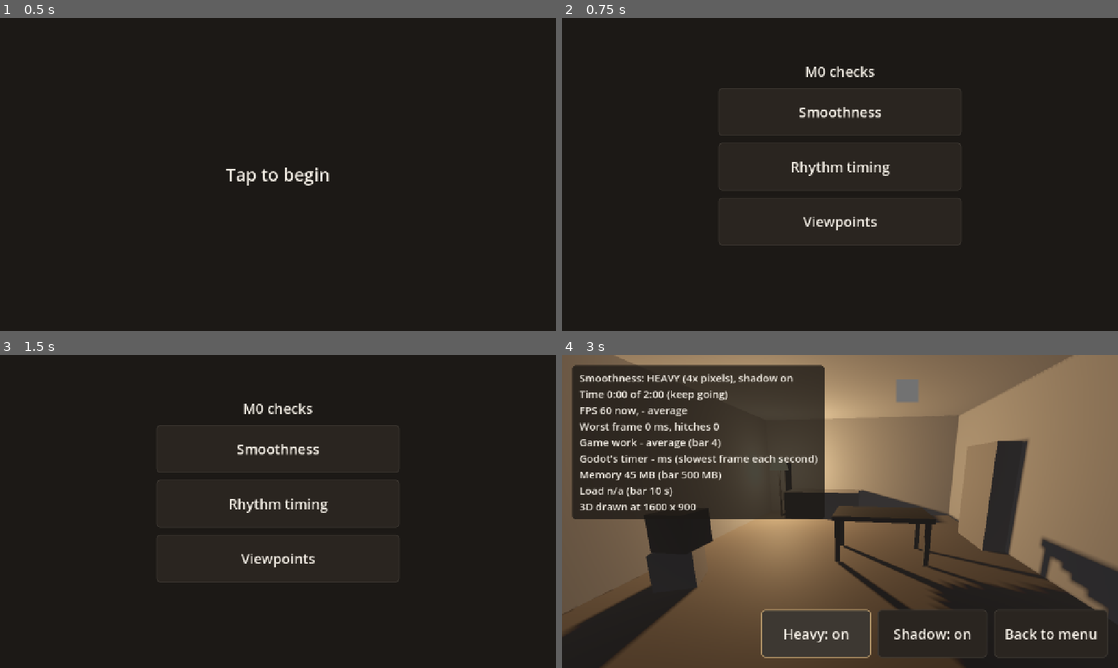
Above: before the commit, frames 1-4 (two rows, left to right).
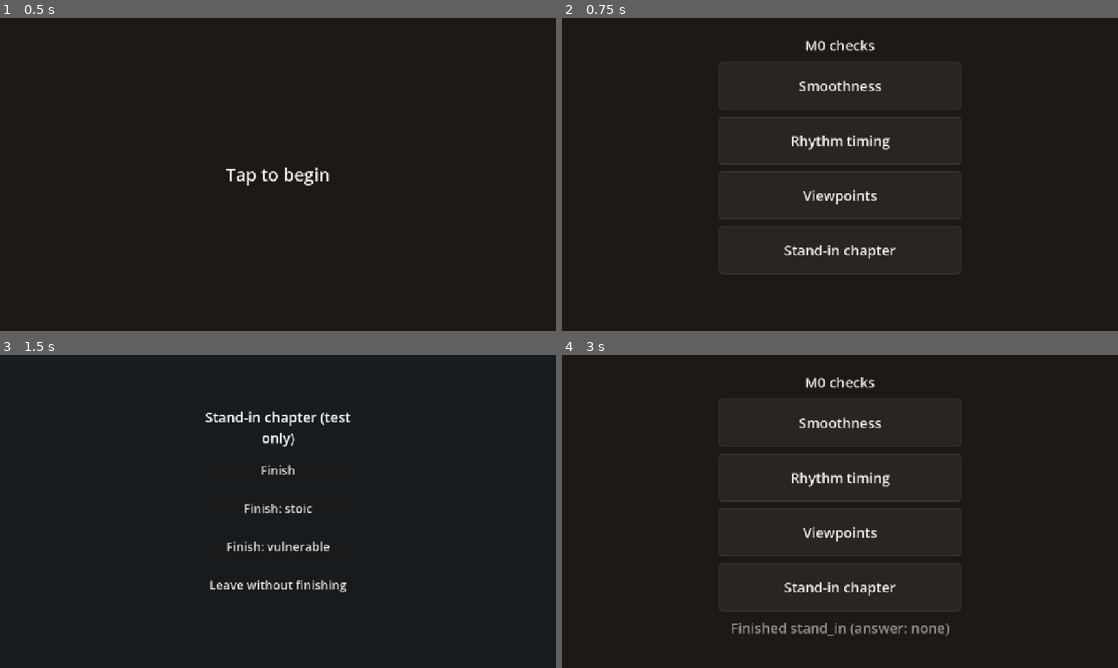
Above: after the commit, the same moments.

Repository: dsickles/Threshold
Game: Godot game, scene res://scenes/ui/m0_menu.tscn
Same seed, same stepped clock (60 frames per second), same inputs: the game is played once before the commit and once after it. Sound files missing from this copy of the repository are replaced by a short silence.
Inputs (mouse positions are in pixels of both pictures, inside the frame that each line leads up to):
- Up to frame 1 (0.5 s): no input
- Up to frame 2 (0.75 s): click "Tap to begin" at 0.5 s
- Up to frame 3 (1.5 s): click (278, 586) at 1.25 s, where only the run after the commit has a clickable "Stand-in chapter"
- Up to frame 4 (3 s): click (840, 470) at 2 s, where only the run after the commit has a clickable "Finish"; click (817, 633) at 2.75 s, where only the run before the commit has a clickable "Heavy: off"

Frame 1 is identical in both runs. In frame 2, 2.7% of the frame differs, in the area x 28-72%, y 7-82%; in frame 3, 3.2%; in frame 4, 70%, in the area x 0-100%, y 0-100%.

Commit message:
Add the chapter runner: enter a chapter from the House and return with its result (DAS-75)
A shared ChapterRunner starts a chapter, hides and pauses the House while it
plays, and brings it back with the chapter's one result, a small JSON-safe
dictionary {chapter, answer, house?}. A test-only stand-in chapter on the M0
menu exercises it. Godot and browser tests cover it.

Co-Authored-By: Claude Opus 5.5 (1M context) <noreply@anthropic.com>
Claude-Session: https://claude.ai/code/session_01Fbjv1KVsU8rbWSCqGSa4DG

Diff:
--- /dev/null
+++ b/game/_core/chapters/chapter_list.gd
@@ -0,0 +1,28 @@
+class_name ChapterList
+extends RefCounted
+## The chapters, by id, and the scene each one starts from. Story order is the
+## order players meet them (docs/roadmap.md). Ids are lowercase archetype
+## names from GLOSSARY.md and are what the finished-chapter list stores.
+
+const STORY_ORDER: Array[StringName] = [
+	&"partner", &"protector", &"novice", &"provider",
+	&"tuner", &"anchor", &"mourner", &"arrival",
+]
+
+## Test-only chapter on the menu. Its results are not story results, so
+## progress never records them (see ChapterResult.is_story_result).
+const STAND_IN := &"stand_in"
+
+## The scene each chapter starts from. A chapter that isn't built yet has no
+## entry. The Partner (DAS-73) adds its line here when it moves onto the runner.
+const SCENES := {
+	STAND_IN: "res://scenes/chapters/stand_in/stand_in_chapter.tscn",
+}
+
+
+static func is_story_chapter(id: StringName) -> bool:
+	return id in STORY_ORDER
+
+
+static func scene_path(id: StringName) -> String:
+	return SCENES.get(id, "")
--- /dev/null
+++ b/game/_core/chapters/chapter_result.gd
@@ -0,0 +1,48 @@
+class_name ChapterResult
+extends RefCounted
+## The one result a chapter hands back when it finishes. A plain Dictionary,
+## so it saves as JSON as it is:
+##
+##   {"chapter": "partner", "answer": ""}
+##   {"chapter": "mourner", "answer": "vulnerable", "house": {...}}
+##
+## - "chapter": the chapter's id (ChapterList.STORY_ORDER).
+## - "answer": "" when the chapter offers no choice, else "stoic" or
+##   "vulnerable". It changes spoken words and journal wording only (ADR-0004).
+## - "house": only when a chapter leaves something the House must keep that
+##   the core table can't look up (for example where the Mourner's things were
+##   put). Left out otherwise. Plain JSON values only.
+##
+## Nothing else goes in it. Story facts, House mood and journal entries are
+## looked up from the finished-chapter list in the core table, never reported
+## by a chapter (docs/design/game-architecture.md §2.1).
+
+const NO_ANSWER := ""
+const STOIC := "stoic"
+const VULNERABLE := "vulnerable"
+const ANSWERS: Array[String] = [NO_ANSWER, STOIC, VULNERABLE]
+
+
+static func make(chapter: StringName, answer: String = NO_ANSWER,
+		house: Dictionary = {}) -> Dictionary:
+	var result := {"chapter": String(chapter), "answer": answer}
+	if not house.is_empty():
+		result["house"] = house
+	return result
+
+
+## True for a well-formed result from a real chapter: the only kind the
+## finished-chapter list should record. False for the test-only stand-in.
+static func is_story_result(result: Dictionary) -> bool:
+	if not result.get("chapter") is String:
+		return false
+	if not ChapterList.is_story_chapter(StringName(result["chapter"])):
+		return false
+	if not result.get("answer") is String or not result["answer"] in ANSWERS:
+		return false
+	if result.has("house") and not result["house"] is Dictionary:
+		return false
+	for key in result:
+		if not key in ["chapter", "answer", "house"]:
+			return false
+	return true
--- /dev/null
+++ b/game/_core/chapters/chapter_runner.gd
@@ -0,0 +1,145 @@
+class_name ChapterRunner
+extends Node
+## Starts a chapter from the House, gives it the screen, and brings the player
+## back with its one result. The shared system in
+## docs/design/game-architecture.md §2.5. How to use it and how a chapter
+## plugs in: game/_core/chapters/README.md.
+##
+## One runner lives at /root/ChapterRunner; get it with ChapterRunner.of(tree).
+## It is not an autoload, so it adds nothing to project.godot.
+## While a chapter plays, the House is hidden and paused, not unloaded, so it
+## comes back exactly as the player left it.
+
+## The chapter finished. `result` is a ChapterResult dictionary. Sent after
+## the House is back, so this is the moment to record the result and save.
+signal chapter_finished(result: Dictionary)
+## The chapter closed without finishing (for example its song failed to load).
+## No result: nothing is recorded or saved.
+signal chapter_left(chapter: StringName)
+
+const NODE_NAME := "ChapterRunner"
+
+var _chapter: Node
+var _id: StringName
+var _house: Node
+var _house_visible := true
+var _house_process_mode := PROCESS_MODE_INHERIT
+
+
+static var _instance: ChapterRunner
+
+var _root: Window
+
+
+## The runner for this game, made the first time it is asked for. It joins
+## /root at the end of the frame (the House may ask while the root is still
+## adding the House itself), or as soon as a chapter is entered.
+static func of(tree: SceneTree) -> ChapterRunner:
+	if not is_instance_valid(_instance):
+		_instance = ChapterRunner.new()
+		_instance.name = NODE_NAME
+		_instance._root = tree.root
+		_instance._join.call_deferred()
+	return _instance
+
+
+func _join() -> void:
+	if get_parent() == null:
+		_root.add_child(self)
+
+
+func is_running() -> bool:
+	return _chapter != null
+
+
+## The id of the chapter playing now, or &"" if none.
+func current_chapter() -> StringName:
+	return _id if is_running() else &""
+
+
+## Starts chapter `id` from `house` (the node to hide and pause until the
+## chapter is over). Returns false, and changes nothing, if a chapter is
+## already playing or `id` has no scene.
+func enter(id: StringName, house: Node) -> bool:
+	if _refuse_while_running(id):
+		return false
+	var path := ChapterList.scene_path(id)
+	var scene := load(path) as PackedScene if path != "" else null
+	if scene == null:
+		push_error("ChapterRunner: no scene for chapter %s" % id)
+		return false
+	return enter_scene(id, scene, house)
+
+
+## Like enter(), with the scene given directly. For tests and stand-ins.
+func enter_scene(id: StringName, scene: PackedScene, house: Node) -> bool:
+	if _refuse_while_running(id):
+		return false
+	_chapter = scene.instantiate()
+	if not _chapter.has_signal("finished"):
+		push_error("ChapterRunner: chapter %s has no `finished` signal" % id)
+		_chapter.free()
+		_chapter = null
+		return false
+	_join()
+	_id = id
+	_house = house
+	_hide_house()
+	_chapter.finished.connect(_on_finished)
+	_chapter.tree_exited.connect(_on_chapter_exited)
+	add_child(_chapter)
+	return true
+
+
+# A second tap on a chapter object, say. Harmless, so only a warning.
+func _refuse_while_running(id: StringName) -> bool:
+	if is_running():
+		push_warning("ChapterRunner: %s is still playing; can't start %s" % [_id, id])
+	return is_running()
+
+
+# A chapter emits `finished` with no arguments, or with its answer, or with
+# its answer and a House dictionary.
+func _on_finished(answer: String = ChapterResult.NO_ANSWER, house: Dictionary = {}) -> void:
+	if not answer in ChapterResult.ANSWERS:
+		push_error("ChapterRunner: %s finished with unknown answer %s" % [_id, answer])
+		answer = ChapterResult.NO_ANSWER
+	var result := ChapterResult.make(_id, answer, house)
+	_chapter.queue_free()
+	_close()
+	chapter_finished.emit(result)
+
+
+func _on_chapter_exited() -> void:
+	var id := _id
+	_close()
+	chapter_left.emit(id)
+
+
+# Disconnects first, so a chapter that is still on its way out can't report
+# again, even once the next chapter has started.
+func _close() -> void:
+	_chapter.finished.disconnect(_on_finished)
+	_chapter.tree_exited.disconnect(_on_chapter_exited)
+	_chapter = null
+	_id = &""
+	_show_house()
+	_house = null
+
+
+func _hide_house() -> void:
+	if not is_instance_valid(_house):
+		return
+	_house_process_mode = _house.process_mode
+	_house.process_mode = PROCESS_MODE_DISABLED
+	if "visible" in _house:
+		_house_visible = _house.visible
+		_house.visible = false
+
+
+func _show_house() -> void:
+	if not is_instance_valid(_house):
+		return
+	_house.process_mode = _house_process_mode
+	if "visible" in _house:
+		_house.visible = _house_visible
--- /dev/null
+++ b/game/scenes/chapters/stand_in/stand_in_chapter.gd
@@ -0,0 +1,15 @@
+extends Control
+## Test-only stand-in chapter, so the chapter runner can be played and tested
+## before a real chapter is on it. Not game content: no story, no wording.
+## It shows the chapter contract every chapter follows
+## (game/_core/chapters/README.md): emit `finished` (with an answer if the
+## chapter offers one) to finish, or free yourself to leave with no result.
+
+signal finished(answer: String)
+
+
+func _ready() -> void:
+	%FinishButton.pressed.connect(finished.emit.bind(ChapterResult.NO_ANSWER))
+	%StoicButton.pressed.connect(finished.emit.bind(ChapterResult.STOIC))
+	%VulnerableButton.pressed.connect(finished.emit.bind(ChapterResult.VULNERABLE))
+	%LeaveButton.pressed.connect(queue_free)
--- /dev/null
+++ b/game/scenes/chapters/stand_in/stand_in_chapter.tscn
@@ -0,0 +1,72 @@
+[gd_scene load_steps=2 format=3]
+
+[ext_resource type="Script" path="res://scenes/chapters/stand_in/stand_in_chapter.gd" id="1_script"]
+
+[node name="StandInChapter" type="Control"]
+layout_mode = 3
+anchors_preset = 15
+anchor_right = 1.0
+anchor_bottom = 1.0
+grow_horizontal = 2
+grow_vertical = 2
+script = ExtResource("1_script")
+
+[node name="Background" type="ColorRect" parent="."]
+layout_mode = 1
+anchors_preset = 15
+anchor_right = 1.0
+anchor_bottom = 1.0
+grow_horizontal = 2
+grow_vertical = 2
+color = Color(0.09, 0.11, 0.13, 1)
+
+[node name="Buttons" type="VBoxContainer" parent="."]
+custom_minimum_size = Vector2(360, 0)
+layout_mode = 1
+anchors_preset = 8
+anchor_left = 0.5
+anchor_top = 0.5
+anchor_right = 0.5
+anchor_bottom = 0.5
+offset_left = -180.0
+offset_top = -240.0
+offset_right = 180.0
+offset_bottom = 240.0
+grow_horizontal = 2
+grow_vertical = 2
+theme_override_constants/separation = 16
+
+[node name="Title" type="Label" parent="Buttons"]
+layout_mode = 2
+theme_override_font_sizes/font_size = 32
+text = "Stand-in chapter (test only)"
+horizontal_alignment = 1
+autowrap_mode = 3
+
+[node name="FinishButton" type="Button" parent="Buttons"]
+unique_name_in_owner = true
+custom_minimum_size = Vector2(0, 72)
+layout_mode = 2
+theme_override_font_sizes/font_size = 28
+text = "Finish"
+
+[node name="StoicButton" type="Button" parent="Buttons"]
+unique_name_in_owner = true
+custom_minimum_size = Vector2(0, 72)
+layout_mode = 2
+theme_override_font_sizes/font_size = 28
+text = "Finish: stoic"
+
+[node name="VulnerableButton" type="Button" parent="Buttons"]
+unique_name_in_owner = true
+custom_minimum_size = Vector2(0, 72)
+layout_mode = 2
+theme_override_font_sizes/font_size = 28
+text = "Finish: vulnerable"
+
+[node name="LeaveButton" type="Button" parent="Buttons"]
+unique_name_in_owner = true
+custom_minimum_size = Vector2(0, 72)
+layout_mode = 2
+theme_override_font_sizes/font_size = 28
+text = "Leave without finishing"
--- a/game/scenes/ui/m0_menu.gd
+++ b/game/scenes/ui/m0_menu.gd
@@ -2,6 +2,8 @@
 ## M0 test menu: a "tap to begin" screen, then one button per M0 check.
 ## Throwaway M0 scaffolding, not game code. The checks themselves come in
 ## DAS-67 (Smoothness), DAS-68 (Rhythm timing) and DAS-69 (Viewpoints).
+## Until the House exists, the menu also stands in for it when starting a
+## chapter through the chapter runner (DAS-75).
 
 const SMOOTHNESS_SCENE := "res://scenes/m0_checks/smoothness/smoothness_check.tscn"
 const VIEWPOINTS_SCENE := "res://scenes/m0_checks/viewpoints_check.tscn"
@@ -18,6 +20,10 @@
 	%SmoothnessButton.pressed.connect(get_tree().change_scene_to_file.bind(SMOOTHNESS_SCENE))
 	%RhythmButton.pressed.connect(_open_check.bind(RHYTHM_CHECK))
 	%ViewpointsButton.pressed.connect(get_tree().change_scene_to_file.bind(VIEWPOINTS_SCENE))
+	%StandInButton.pressed.connect(_enter_chapter.bind(ChapterList.STAND_IN))
+	var chapters := ChapterRunner.of(get_tree())
+	chapters.chapter_finished.connect(_on_chapter_finished)
+	chapters.chapter_left.connect(_on_chapter_left)
 
 
 # Browsers play no sound until the first tap, so everything starts from here.
@@ -32,3 +38,19 @@
 	check.tree_exited.connect(_menu.show)
 	_menu.hide()
 	add_child(check)
+
+
+# The menu stands in for the House: the runner hides it while the chapter
+# plays and shows it again afterwards.
+func _enter_chapter(id: StringName) -> void:
+	_status.text = ""
+	ChapterRunner.of(get_tree()).enter(id, self)
+
+
+func _on_chapter_finished(result: Dictionary) -> void:
+	var answer: String = result["answer"] if result["answer"] != "" else "none"
+	_status.text = "Finished %s (answer: %s)" % [result["chapter"], answer]
+
+
+func _on_chapter_left(id: StringName) -> void:
+	_status.text = "Left %s without finishing" % id
--- a/game/scenes/ui/m0_menu.tscn
+++ b/game/scenes/ui/m0_menu.tscn
@@ -102,9 +102,9 @@
 anchor_right = 0.5
 anchor_bottom = 0.5
 offset_left = -280.0
-offset_top = -260.0
+offset_top = -320.0
 offset_right = 280.0
-offset_bottom = 260.0
+offset_bottom = 320.0
 grow_horizontal = 2
 grow_vertical = 2
 theme_override_constants/separation = 16
@@ -132,6 +132,12 @@
 layout_mode = 2
 text = "Viewpoints"
 
+[node name="StandInButton" type="Button" parent="Menu"]
+unique_name_in_owner = true
+custom_minimum_size = Vector2(0, 110)
+layout_mode = 2
+text = "Stand-in chapter"
+
 [node name="Status" type="Label" parent="Menu"]
 unique_name_in_owner = true
 custom_minimum_size = Vector2(0, 40)
--- /dev/null
+++ b/game/tests/test_chapter_runner.gd
@@ -0,0 +1,262 @@
+extends TestCase
+## The chapter runner (DAS-75): enter a chapter from the House, play it, come
+## back with its one result. The M0 menu stands in for the House.
+
+const MENU := preload("res://scenes/ui/m0_menu.tscn")
+const STAND_IN := preload("res://scenes/chapters/stand_in/stand_in_chapter.tscn")
+
+var _finished: Array[Dictionary] = []
+var _left: Array[StringName] = []
+
+
+func after_each() -> void:
+	# The runner lives on the root, so it would outlast this test.
+	ChapterRunner.of(get_tree()).free()
+
+
+func _runner() -> ChapterRunner:
+	var runner := ChapterRunner.of(get_tree())
+	runner.chapter_finished.connect(func(result: Dictionary) -> void: _finished.append(result))
+	runner.chapter_left.connect(func(id: StringName) -> void: _left.append(id))
+	return runner
+
+
+func _house() -> Control:
+	var house := Control.new()
+	house.set_anchors_preset(Control.PRESET_FULL_RECT)
+	add_child(house)
+	return house
+
+
+func _chapter(runner: ChapterRunner) -> Control:
+	return runner.get_child(0) as Control
+
+
+# --- The result
+
+func test_a_result_is_the_chapter_and_its_answer() -> void:
+	check_eq(ChapterResult.make(&"partner"), {"chapter": "partner", "answer": ""}, "no answer")
+	check_eq(ChapterResult.make(&"novice", ChapterResult.STOIC),
+			{"chapter": "novice", "answer": "stoic"}, "with an answer")
+	check_eq(ChapterResult.make(&"mourner", ChapterResult.VULNERABLE, {"shelf": ["photo"]}),
+			{"chapter": "mourner", "answer": "vulnerable", "house": {"shelf": ["photo"]}},
+			"with something for the House")
+
+
+func test_a_result_survives_saving_as_json() -> void:
+	var result := ChapterResult.make(&"tuner", ChapterResult.VULNERABLE)
+	check_eq(JSON.parse_string(JSON.stringify(result)), result, "same after JSON")
+
+
+func test_only_real_chapter_results_count_as_story() -> void:
+	for id in ChapterList.STORY_ORDER:
+		check(ChapterResult.is_story_result(ChapterResult.make(id)), "%s counts" % id)
+	check(not ChapterResult.is_story_result(ChapterResult.make(ChapterList.STAND_IN)),
+			"the stand-in doesn't count")
+	check(not ChapterResult.is_story_result({"chapter": "partner", "answer": "brave"}),
+			"an unknown answer doesn't count")
+	check(not ChapterResult.is_story_result({"chapter": "partner"}), "a missing answer doesn't count")
+	check(not ChapterResult.is_story_result({"chapter": "partner", "answer": "", "mood": "warm"}),
+			"extra story facts don't count")
+	check(not ChapterResult.is_story_result({"chapter": "partner", "answer": "", "house": "x"}),
+			"a House value that isn't a dictionary doesn't count")
+
+
+func test_story_order_has_all_eight_chapters() -> void:
+	check_eq(ChapterList.STORY_ORDER, [&"partner", &"protector", &"novice", &"provider",
+			&"tuner", &"anchor", &"mourner", &"arrival"], "story order")
+
+
+# --- Entering and coming back
+
+func test_entering_hides_and_pauses_the_house() -> void:
+	var runner := _runner()
+	var house := _house()
+	check(runner.enter(ChapterList.STAND_IN, house), "entered")
+	check(runner.is_running(), "running")
+	check_eq(runner.current_chapter(), ChapterList.STAND_IN, "current chapter")
+	check(not house.visible, "House hidden")
+	check_eq(house.process_mode, Node.PROCESS_MODE_DISABLED, "House paused")
+	check(_chapter(runner) != null and _chapter(runner).is_visible_in_tree(), "chapter on screen")
+
+
+func test_finishing_brings_the_house_back_with_the_result() -> void:
+	var runner := _runner()
+	var house := _house()
+	house.process_mode = Node.PROCESS_MODE_ALWAYS
+	runner.enter(ChapterList.STAND_IN, house)
+	await frames()
+	var chapter := _chapter(runner)
+	tap(chapter.get_node("%FinishButton"))
+	await frames()
+	check_eq(_finished, [{"chapter": "stand_in", "answer": ""}], "one result")
+	check(_left.is_empty(), "not counted as leaving")
+	check(house.visible, "House shown again")
+	check_eq(house.process_mode, Node.PROCESS_MODE_ALWAYS, "House's own process mode back")
+	check(not runner.is_running(), "nothing running")
+	check(not is_instance_valid(chapter), "chapter freed")
+
+
+func test_the_answer_comes_back_in_the_result() -> void:
+	var runner := _runner()
+	runner.enter(ChapterList.STAND_IN, _house())
+	await frames()
+	tap(_chapter(runner).get_node("%VulnerableButton"))
+	await frames()
+	check_eq(_finished, [{"chapter": "stand_in", "answer": "vulnerable"}], "vulnerable")
+	runner.enter(ChapterList.STAND_IN, _house())
+	await frames()
+	tap(_chapter(runner).get_node("%StoicButton"))
+	await frames()
+	check_eq(_finished.back(), {"chapter": "stand_in", "answer": "stoic"}, "stoic")
+
+
+func test_the_house_is_already_back_when_the_result_arrives() -> void:
+	var runner := ChapterRunner.of(get_tree())
+	var house := _house()
+	var seen := {}
+	runner.chapter_finished.connect(func(_result: Dictionary) -> void:
+		seen["house_visible"] = house.visible
+		seen["running"] = runner.is_running())
+	runner.enter(ChapterList.STAND_IN, house)
+	await frames()
+	tap(_chapter(runner).get_node("%FinishButton"))
+	check_eq(seen, {"house_visible": true, "running": false}, "state when the result arrives")
+
+
+func test_leaving_without_finishing_gives_no_result() -> void:
+	var runner := _runner()
+	var house := _house()
+	runner.enter(ChapterList.STAND_IN, house)
+	await frames()
+	tap(_chapter(runner).get_node("%LeaveButton"))
+	await frames()
+	check(_finished.is_empty(), "no result")
+	check_eq(_left, [ChapterList.STAND_IN], "left the stand-in")
+	check(house.visible, "House shown again")
+	check(not runner.is_running(), "nothing running")
+
+
+func test_a_chapter_that_finishes_twice_gives_one_result() -> void:
+	var runner := _runner()
+	runner.enter(ChapterList.STAND_IN, _house())
+	var chapter := _chapter(runner)
+	chapter.finished.emit("")
+	chapter.finished.emit("stoic")
+	await frames()
+	check_eq(_finished.size(), 1, "one result")
+	check(_left.is_empty(), "freeing after finishing isn't leaving")
+
+
+func test_a_finished_chapter_on_its_way_out_cant_report_for_the_next() -> void:
+	var runner := _runner()
+	runner.enter(ChapterList.STAND_IN, _house())
+	var first := _chapter(runner)
+	first.finished.emit("")
+	# The next chapter starts before the first is gone.
+	runner.enter(ChapterList.STAND_IN, _house())
+	await frames()
+	check(runner.is_running(), "second chapter still running")
+	check(_left.is_empty(), "the first leaving isn't reported as the second leaving")
+
+
+# A chapter that only emits `finished` with no answer, like the Partner.
+func test_a_chapter_with_a_plain_finished_signal_works() -> void:
+	var scene := PackedScene.new()
+	var chapter := Control.new()
+	chapter.set_script(_plain_chapter_script())
+	scene.pack(chapter)
+	chapter.free()
+	var runner := _runner()
+	check(runner.enter_scene(&"partner", scene, _house()), "entered")
+	_chapter(runner).finished.emit()
+	await frames()
+	check_eq(_finished, [{"chapter": "partner", "answer": ""}], "result")
+	check(ChapterResult.is_story_result(_finished[0]), "counts as a story result")
+
+
+func test_only_one_chapter_plays_at_a_time() -> void:
+	var runner := _runner()
+	var house := _house()
+	runner.enter(ChapterList.STAND_IN, house)
+	var first := _chapter(runner)
+	var other := _house()
+	check(not runner.enter(ChapterList.STAND_IN, other), "second enter refused")
+	check_eq(runner.get_child_count(), 1, "one chapter on screen")
+	check_eq(_chapter(runner), first, "still the first chapter")
+	check(other.visible, "the second caller isn't hidden")
+	await frames()
+	tap(first.get_node("%FinishButton"))
+	await frames()
+	check(house.visible, "the first House comes back")
+	check_eq(_finished.size(), 1, "one result")
+
+
+# The menu asks for the runner in its _ready. As the main scene that happens
+# while the root is still setting up, which only the browser tests can recreate
+# (they caught "Parent node is busy"); this checks the runner still joins.
+func test_the_house_can_ask_for_the_runner_while_the_root_adds_it() -> void:
+	var script := GDScript.new()
+	script.source_code = "extends Node\nfunc _ready():\n\tChapterRunner.of(get_tree())\n"
+	script.reload()
+	var house := Node.new()
+	house.set_script(script)
+	get_tree().root.add_child(house)
+	await frames()
+	var runner := ChapterRunner.of(get_tree())
+	check_eq(runner.get_parent(), get_tree().root, "runner joined the root")
+	house.free()
+
+
+# --- From the menu, as a player
+
+func test_menu_starts_the_stand_in_and_shows_its_result() -> void:
+	var menu := add_scene(MENU)
+	tap(menu.get_node("%BeginButton"))
+	await frames()
+	tap(menu.get_node("%StandInButton"))
+	await frames()
+	var runner := ChapterRunner.of(get_tree())
+	check(runner.is_running(), "chapter started")
+	check(not menu.visible, "menu hidden while the chapter plays")
+	tap(_chapter(runner).get_node("%StoicButton"))
+	await frames()
+	check(menu.visible, "menu back")
+	check(menu.get_node("%Menu").visible, "menu buttons back")
+	check_eq(menu.get_node("%Status").text, "Finished stand_in (answer: stoic)", "status")
+
+
+func test_menu_says_when_the_chapter_was_left() -> void:
+	var menu := add_scene(MENU)
+	tap(menu.get_node("%BeginButton"))
+	await frames()
+	tap(menu.get_node("%StandInButton"))
+	await frames()
+	tap(_chapter(ChapterRunner.of(get_tree())).get_node("%LeaveButton"))
+	await frames()
+	check(menu.visible, "menu back")
+	check_eq(menu.get_node("%Status").text, "Left stand_in without finishing", "status")
+
+
+func test_stand_in_buttons_are_big_enough_on_a_phone() -> void:
+	for screen in [Vector2i(390, 844), Vector2i(844, 390), Vector2i(1280, 720)]:
+		set_screen(screen)
+		var runner := _runner()
+		runner.enter(ChapterList.STAND_IN, _house())
+		await frames(2)
+		var view := get_viewport().get_visible_rect()
+		for name in ["FinishButton", "StoicButton", "VulnerableButton", "LeaveButton"]:
+			var button: Control = _chapter(runner).get_node("%" + name)
+			var rect := button.get_global_rect()
+			check(rect.size.x >= 44.0 and rect.size.y >= 44.0,
+					"%s at least 44px on %s (is %s)" % [name, screen, rect.size])
+			check(view.encloses(rect), "%s on screen on %s" % [name, screen])
+		runner.free()
+		_finished.clear()
+
+
+func _plain_chapter_script() -> GDScript:
+	var script := GDScript.new()
+	script.source_code = "extends Control\nsignal finished\n"
+	script.reload()
+	return script
Not shown, added: game/_core/chapters/chapter_list.gd.uid
Not shown, added: game/_core/chapters/chapter_result.gd.uid
Not shown, added: game/_core/chapters/chapter_runner.gd.uid
Not shown, added: game/scenes/chapters/stand_in/stand_in_chapter.gd.uid
Not shown, added: game/tests/test_chapter_runner.gd.uid
Not shown, added: tests/web/specs/chapters.spec.ts
